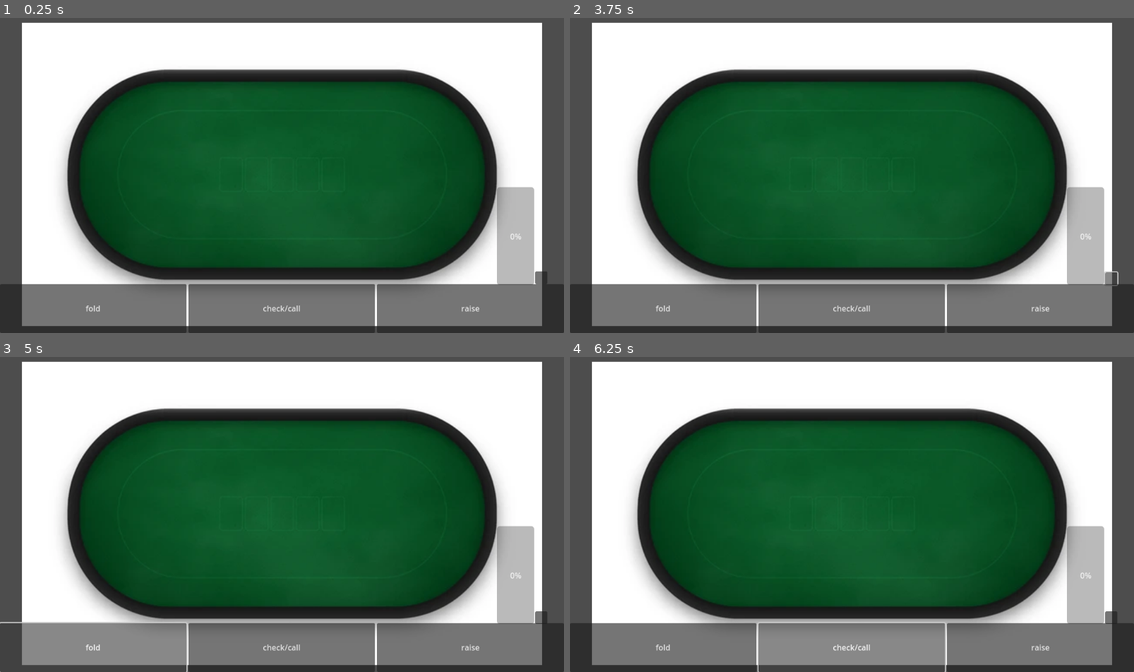
Above: before the commit, frames 1-4 (two rows, left to right).
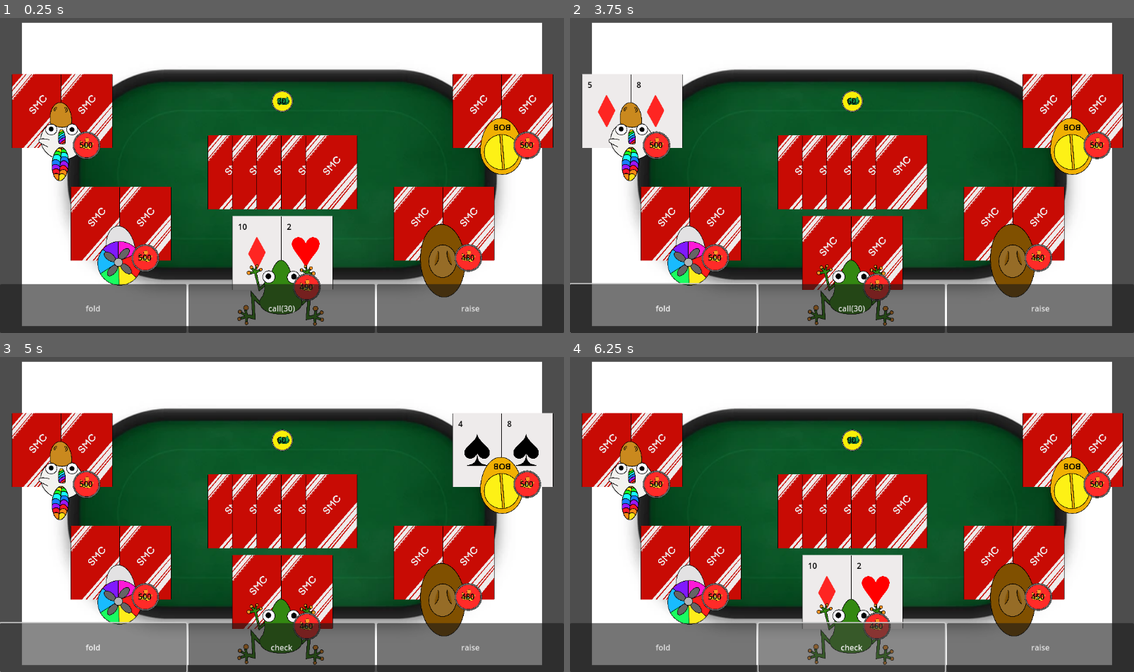
Above: after the commit, the same moments.

Repository: TheRealBlueBoy/Poker-Game
Game: Godot game, scene res://Scenes/MainScene.tscn
Two runs of this game, one before a commit and one after it. Both use one fixed random seed, a clock stepped at 60 frames per second and the inputs below.
Inputs (mouse positions are in pixels of both pictures, inside the frame that each line leads up to; where the layout moved, square brackets give the same spot in the first picture):
- Up to frame 1 (0.25 s): no input
- Up to frame 2 (3.75 s): click "check/call" (after the commit: "call(30)") at 0.5 s; click "raise" at 1.25 s; click (1111, 279) [1111, 276] at 2 s; click "fold" at 2.75 s; click (1111, 279) at 3.52 s
- Up to frame 3 (5 s): click "fold" at 4.25 s
- Up to frame 4 (6.25 s): click "check/call" (after the commit: "check") at 5 s; click "check/call" (after the commit: "call(30)") at 5.75 s

The runs differ from the first frame. In frame 1, 32% of the frame differs, in the area x 2-99%, y 17-98%; in frame 2, 31%; in frame 3, 31%; in frame 4, 32%.
Error before the commit: Parse Error: Identifier "player" not declared in the current scope. (res://Scripts/Player.gd:71)

Commit message:
Raise + Call

Diff:
--- a/Scripts/Deck.gd
+++ b/Scripts/Deck.gd
@@ -13,7 +13,7 @@
 	addCardToDeck(11) #boer
 	addCardToDeck(12) #queen
 	addCardToDeck(13) #koning
-	addCardToDeck(13) #ace
+	addCardToDeck(14) #ace
 	return deck
 
 
--- a/Scripts/GameMode.gd
+++ b/Scripts/GameMode.gd
@@ -101,14 +101,15 @@
 			player.hand[0].SetupScene(playerLoc[idx]+Vector2(-50,-75), self)
 			player.hand[1].SetupScene(playerLoc[idx]+Vector2(50,-75), self)
 			idx += 1
+	chipsRoundTotal = Chips.new()
+	chipsRoundTotal.Init(Vector2(0,-150), 0,self)
+	tempObjects.append(chipsRoundTotal.scene)
 	#rotate blinds
 	bigBlindIdx = IncrementInRange(bigBlindIdx,0,playingPlayers.size()-1)
 	smallBlindIdx = IncrementInRange(smallBlindIdx,0,playingPlayers.size()-1)
 	playingPlayers[smallBlindIdx].Raise(10)
 	playingPlayers[bigBlindIdx].Raise(20)
 	actingPlayerIdx=IncrementInRange(bigBlindIdx,0,playingPlayers.size()-1) #sets the player who starts, which is the one left from the big blind
-	chipsRoundTotal = Chips.new()
-	chipsRoundTotal.Init(Vector2(0,-150), 0,self)
 	ResetPlayerStatuses()
 	tableCards = PickCardsFromDeck(5) #gets 5 random card from the deck
 	idx = 0
--- a/Scripts/Player.gd
+++ b/Scripts/Player.gd
@@ -16,13 +16,6 @@
 
 enum PlayerStatus {pending, raised, folded, broke, allIn, checked}
 
-func get_current_bet():
-	# Calculate the current bet by finding the maximum bet among all players
-	for bet in gamemode.playerBets:
-		if bet > maxBet:
-			maxBet = bet
-			return maxBet
-
 func Init(i, loc, gm):#calls when made
 	var scene = preload("res://Scenes/Player.tscn")
 	index = i
@@ -40,19 +33,13 @@
 
 
 func Call(amount):
-	var currentBet = get_current_bet()
-	var player = gamemode.playerbets[gamemode.actingPlayerIdx]
-
-	if player.chipsOwned >= currentBet - gamemode.playerbets[gamemode.actingPlayerIdx]: # Check if the player has enough chips to call
-		var amountToCall = currentBet - gamemode.playerbets[gamemode.actingPlayerIdx]
-		player.chipsOwned -= amountToCall
-		gamemode.playerbets[gamemode.actingPlayerIdx] += amountToCall
-		# EndTurn()
-		print(currentBet)
-		return true
-	else:
-		return false
-
+	chipsOwned -= amount
+	chipsScript.UpdateAmount(chipsOwned)
+	gamemode.playerBets[gamemode.actingPlayerIdx] += amount
+	var totalBets = 0
+	for betAmount in gamemode.playerBets:
+		totalBets += betAmount
+	gamemode.chipsRoundTotal.UpdateAmount(totalBets)
 	status = PlayerStatus.checked
 
 func Check():
@@ -62,22 +49,16 @@
 	status = PlayerStatus.folded
 
 
-func Raise(amount: int):
+func Raise(amount):
+	chipsOwned -= amount
+	chipsScript.UpdateAmount(chipsOwned)
+	gamemode.playerBets[gamemode.actingPlayerIdx] += amount
+	var totalBets = 0
+	for betAmount in gamemode.playerBets:
+		totalBets += betAmount
+	gamemode.chipsRoundTotal.UpdateAmount(totalBets)
+	status = PlayerStatus.checked
 	gamemode.ResetPlayerStatuses()
-
-	var currentBet = get_current_bet()
-	# var player = gamemode.playerbets[gamemode.actingPlayerIdx]
-
-	if player.chipsOwned > currentBet - gamemode.playerbets[gamemode.actingPlayerIdx]:  # Check if the player has enough chips to raise
-		var amountToCall = currentBet - gamemode.playerbets[gamemode.actingPlayerIdx]
-		player.chipsOwned -= amountToCall
-		gamemode.playerbets[gamemode.actingPlayerIdx] += amountToCall
-		# EndTurn()
-		print(currentBet)
-		return true
-	else:
-		return false
-
 	status = PlayerStatus.checked
 
 func AllIn():
--- a/Scripts/UIGame.gd
+++ b/Scripts/UIGame.gd
@@ -72,10 +72,10 @@
 		gameMode.playingPlayers[actingPlayerIdx].Check()
 		gameMode.EndTurn()
 	elif((gameMode.playerBets.max()-gameMode.playerBets[actingPlayerIdx]) < gameMode.playingPlayers[actingPlayerIdx].chipsOwned):#does player have enough chips to call?
-		gameMode.playingPlayers[actingPlayerIdx].AllIn()
+		gameMode.playingPlayers[actingPlayerIdx].Call(gameMode.playerBets.max()-gameMode.playerBets[actingPlayerIdx])
 		gameMode.EndTurn()
 	else:
-		gameMode.playingPlayers[actingPlayerIdx].Call(gameMode.playingPlayers[actingPlayerIdx].chipsOwned)#shows the amount you need to add to go even with the raised amount
+		gameMode.playingPlayers[actingPlayerIdx].AllIn()#shows the amount you need to add to go even with the raised amount
 		gameMode.EndTurn()
 
 func _on_raise_button_pressed():
